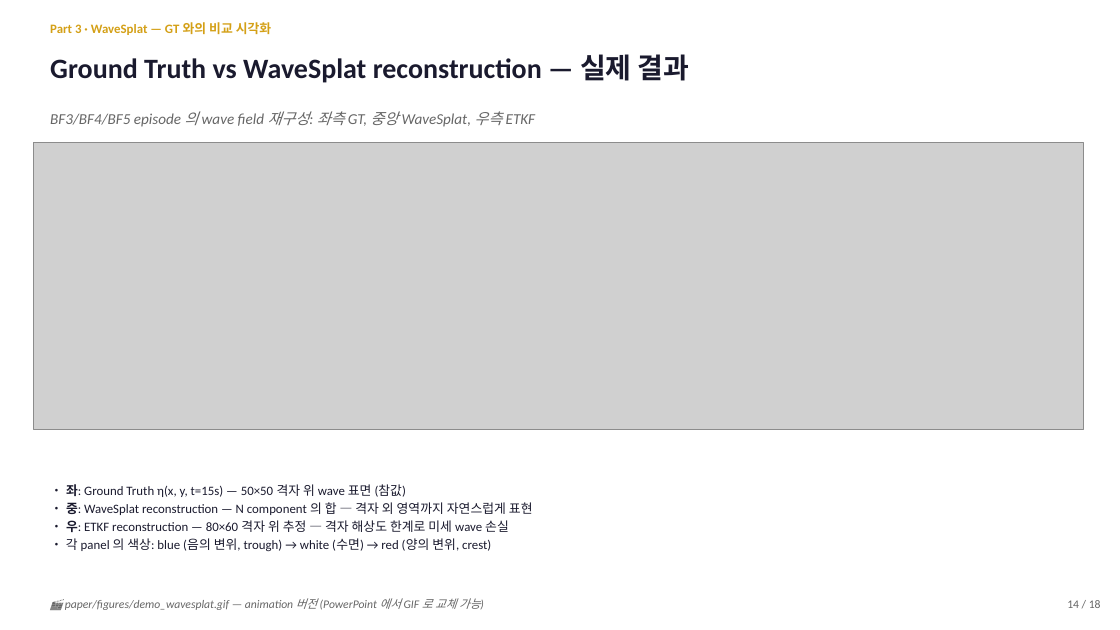
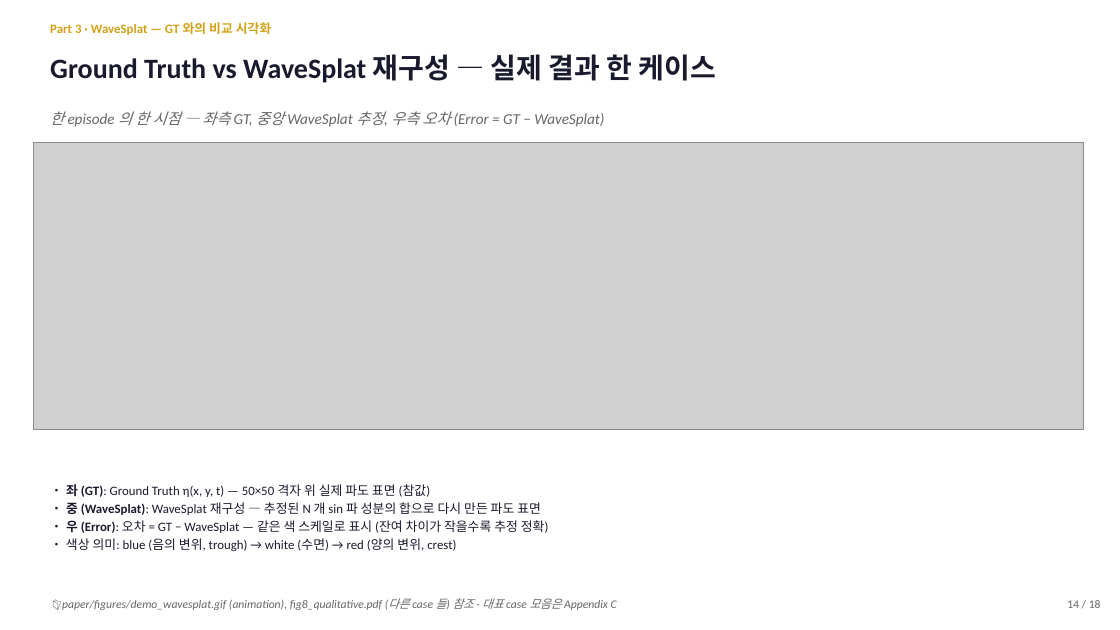
Before and after one commit to SAEYONGPARK94/wavesplat, a slide deck: slide 14 of wavesplat/docs/labmeeting_2026_05_13.pptx. Drawn at 1120x630 pixels with LibreOffice and Linux fonts; fonts in the diff are those of the drawing; grey boxes stand for pictures. Boxes give left, top, right and bottom in pixels: in the first picture for what was removed or moved away, otherwise in the second. Text is boxed around its words. In the diff, an @@ line names an element or a change of style, - is before the commit and + after.

```diff
--- a/wavesplat/docs/labmeeting_2026_05_13.pptx
+++ b/wavesplat/docs/labmeeting_2026_05_13.pptx
@@ text at <box>50,54,716,83</box>: text changed @@
-Ground Truth vs WaveSplat reconstruction — 실제 결과
+Ground Truth vs WaveSplat 재구성 — 실제 결과 한 케이스
@@ text at <box>50,111,604,127</box>: text changed @@
-BF3/BF4/BF5 episode 의 wave field 재구성: 좌측 GT, 중앙 WaveSplat, 우측 ETKF
+한 episode 의 한 시점 — 좌측 GT, 중앙 WaveSplat 추정, 우측 오차 (Error = GT − WaveSplat)
@@ text at <box>66,484,549,551</box>: text changed @@
-• 좌: Ground Truth η(x, y, t=15s) — 50×50 격자 위 wave 표면 (참값)
-• 중: WaveSplat reconstruction — N component 의 합 — 격자 외 영역까지 자연스럽게 표현
-• 우: ETKF reconstruction — 80×60 격자 위 추정 — 격자 해상도 한계로 미세 wave 손실
-• 각 panel 의 색상: blue (음의 변위, trough) → white (수면) → red (양의 변위, crest)
+• 좌 (GT): Ground Truth η(x, y, t) — 50×50 격자 위 실제 파도 표면 (참값)
+• 중 (WaveSplat): WaveSplat 재구성 — 추정된 N 개 sin 파 성분의 합으로 다시 만든 파도 표면
+• 우 (Error): 오차 = GT − WaveSplat — 같은 색 스케일로 표시 (잔여 차이가 작을수록 추정 정확)
+• 색상 의미: blue (음의 변위, trough) → white (수면) → red (양의 변위, crest)
@@ text at <box>62,598,617,610</box>: text changed @@
-🎬 paper/figures/demo_wavesplat.gif — animation 버전 (PowerPoint 에서 GIF 로 교체 가능)
+📂 paper/figures/demo_wavesplat.gif (animation), fig8_qualitative.pdf (다른 case 들) 참조 · 대표 case 모음은 Appendix C
```
Also in this commit, not shown: 3 other slides changed, 1 slide added, 2 other files.
